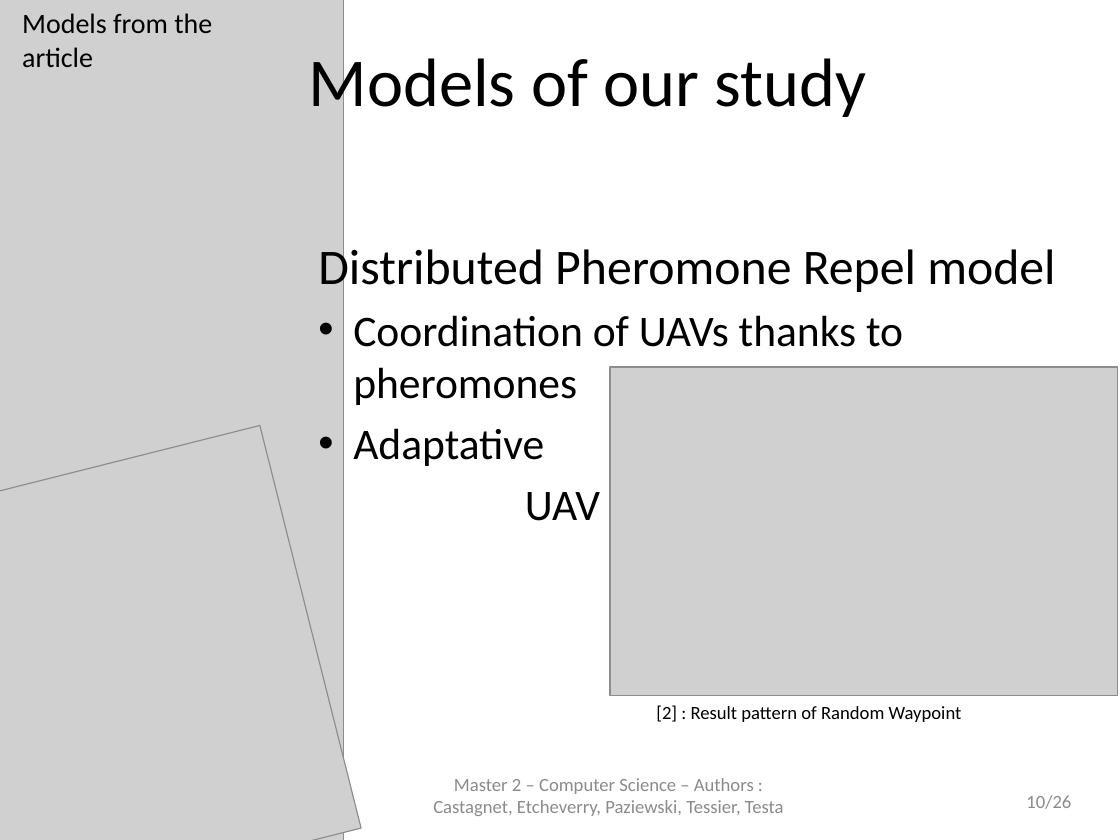
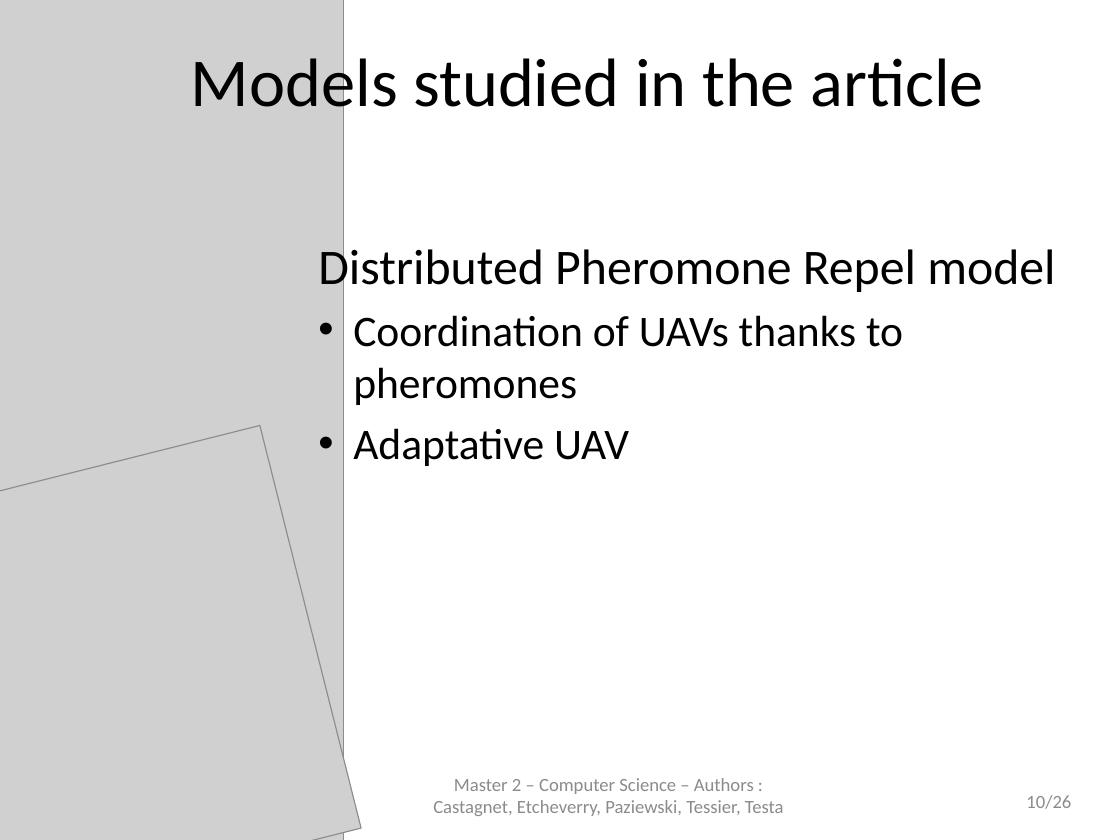
Before and after one commit to jetcheve/M2_PER_MMUAVGRA, a slide deck: slide 10 of ressources/presentation/PresentationPER_Desbarats_V3.pptx. Drawn at 1120x840 pixels with LibreOffice and Linux fonts; fonts in the diff are those of the drawing; grey boxes stand for pictures; background and template pictures are left out. Boxes give left, top, right and bottom in pixels: in the first picture for what was removed or moved away, otherwise in the second. Text is boxed around its words. In the diff, an @@ line names an element or a change of style, - is before the commit and + after.

```diff
--- a/ressources/presentation/PresentationPER_Desbarats_V3.pptx
+++ b/ressources/presentation/PresentationPER_Desbarats_V3.pptx
@@ text removed at <box>22,13,212,67</box> @@
-Models from the article
@@ text at <box>191,50,983,123</box>: text changed @@
-Models of our study
+Models studied in the article
@@ picture removed at <box>610,367,1118,696</box> @@
@@ text at <box>353,428,629,466</box>: text changed @@
-  • Adaptative
-  UAV
+  • Adaptative UAV
@@ text removed at <box>656,705,962,722</box> @@
-[2] : Result pattern of Random Waypoint
```
Also in this commit, not shown: 15 other slides changed, 1 other file.
